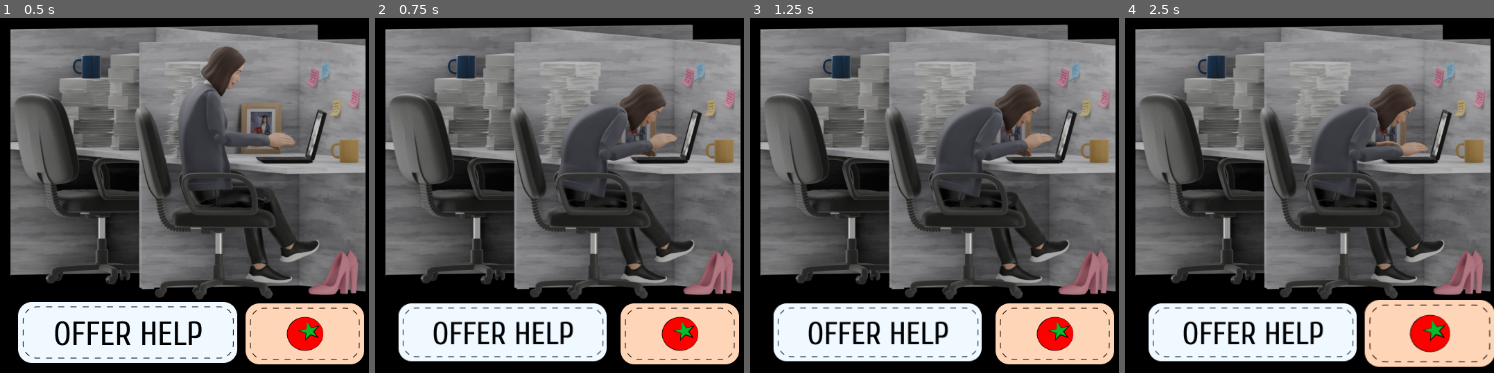
Above: before the commit, frames 1-4 (left to right).
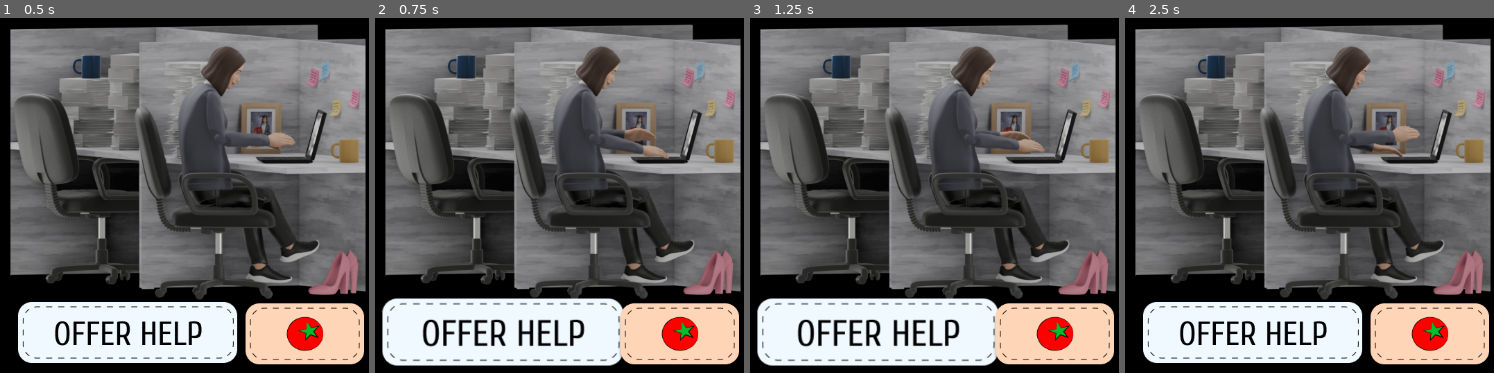
Above: after the commit, the same moments.

Repository: grkovalev/office-game
Game: Godot game, scene res://node.tscn
Same seed, same stepped clock (60 frames per second), same inputs: the game is played once before the commit and once after it.
Inputs (mouse positions are in pixels of both pictures, inside the frame that each line leads up to):
- Up to frame 1 (0.5 s): no input
- Up to frame 2 (0.75 s): click (504, 333) at 0.5 s
- Up to frame 3 (1.25 s): no input
- Up to frame 4 (2.5 s): click (1431, 337) at 1.25 s; click (1431, 337) at 2 s

Frame 1 is identical in both runs. In frame 2, 11% of the frame differs, in the area x 1-82%, y 7-99%; in frame 3, 11%; in frame 4, 11%.

Commit message:
switch animation control to tomaat

Diff:
--- a/node.tscn
+++ b/node.tscn
@@ -106,17 +106,17 @@
 offset_top = 482.0
 offset_right = 966.0
 offset_bottom = 578.0
-toggle_mode = true
 texture_normal = ExtResource("2_e2u21")
 script = ExtResource("28_o6fs4")
-
-[node name="btn_help_toggle" type="Node" parent="btn_offer_help"]
-script = ExtResource("22_qv2vy")
 
 [node name="btn_tomat" type="TextureButton" parent="."]
 offset_left = 970.0
 offset_top = 484.0
 offset_right = 1149.0
 offset_bottom = 580.0
+toggle_mode = true
 texture_normal = ExtResource("4_bss38")
 script = ExtResource("28_o6fs4")
+
+[node name="btn_tomat_toggle" type="Node" parent="btn_tomat"]
+script = ExtResource("22_qv2vy")
